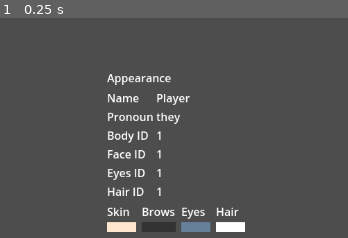
Above: before the commit, frame 1.
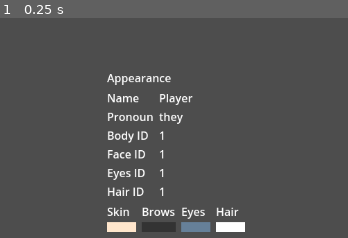
Above: after the commit, the same moment.

Repository: Cristal-Lucina/Psyokin
Game: Godot game, scene res://scenes/main_menu/panels/StatusPanel.tscn
The game is run twice, just before and just after one commit, with the same random seed, the same clock (stepped at 60 frames per second) and the same inputs. This scene is started directly instead of the project's main scene.
Inputs:
- Up to frame 1 (0.25 s): no input
The pictures show only the part of the screen within x 42-92%, y 50-100%; the shares and areas given below are measured in that part.

The runs differ from the first frame. In frame 1, 0.6% of the frame differs, in the area x 44-56%, y 34-81%.

Commit message:
Migrate StatusPanel appearance UI from code to TSCN
Move character appearance display from dynamically generated nodes
to TSCN scene structure for better maintainability and editor access.

Changes:
- Add AppearanceBox section to StatusPanel.tscn with:
  - Header label
  - GridContainer for 6 appearance values (name, pronoun, body, face, eyes, hair)
  - SwatchContainer with 4 color swatches (skin, brows, eyes, hair)
- Replace dynamic node creation variables with @onready references
- Remove _ensure_appearance_ui(), _appearance_add_row(), _make_swatch()
- Simplify _update_appearance_values() to use TSCN node references

Benefits:
- Easier to modify UI layout in Godot editor
- Cleaner, more maintainable code
- Consistent with TSCN-first architecture
- Reduces runtime overhead of dynamic UI generation

🤖 Generated with [Claude Code](https://claude.com/claude-code)

Co-Authored-By: Claude <noreply@anthropic.com>

Diff:
--- a/scenes/main_menu/panels/StatusPanel.tscn
+++ b/scenes/main_menu/panels/StatusPanel.tscn
@@ -111,3 +111,123 @@
 bbcode_enabled = true
 text = "[i]TBD[/i]"
 fit_content = true
+
+[node name="AppearanceBox" type="VBoxContainer" parent="Root/Right"]
+unique_name_in_owner = true
+layout_mode = 2
+theme_override_constants/separation = 6
+
+[node name="AppearanceHeader" type="Label" parent="Root/Right/AppearanceBox"]
+layout_mode = 2
+text = "Appearance"
+
+[node name="AppearanceGrid" type="GridContainer" parent="Root/Right/AppearanceBox"]
+unique_name_in_owner = true
+layout_mode = 2
+theme_override_constants/h_separation = 8
+theme_override_constants/v_separation = 4
+columns = 2
+
+[node name="NameLabel" type="Label" parent="Root/Right/AppearanceBox/AppearanceGrid"]
+layout_mode = 2
+text = "Name"
+
+[node name="NameValue" type="Label" parent="Root/Right/AppearanceBox/AppearanceGrid"]
+unique_name_in_owner = true
+layout_mode = 2
+
+[node name="PronounLabel" type="Label" parent="Root/Right/AppearanceBox/AppearanceGrid"]
+layout_mode = 2
+text = "Pronoun"
+
+[node name="PronounValue" type="Label" parent="Root/Right/AppearanceBox/AppearanceGrid"]
+unique_name_in_owner = true
+layout_mode = 2
+
+[node name="BodyLabel" type="Label" parent="Root/Right/AppearanceBox/AppearanceGrid"]
+layout_mode = 2
+text = "Body ID"
+
+[node name="BodyValue" type="Label" parent="Root/Right/AppearanceBox/AppearanceGrid"]
+unique_name_in_owner = true
+layout_mode = 2
+
+[node name="FaceLabel" type="Label" parent="Root/Right/AppearanceBox/AppearanceGrid"]
+layout_mode = 2
+text = "Face ID"
+
+[node name="FaceValue" type="Label" parent="Root/Right/AppearanceBox/AppearanceGrid"]
+unique_name_in_owner = true
+layout_mode = 2
+
+[node name="EyesLabel" type="Label" parent="Root/Right/AppearanceBox/AppearanceGrid"]
+layout_mode = 2
+text = "Eyes ID"
+
+[node name="EyesValue" type="Label" parent="Root/Right/AppearanceBox/AppearanceGrid"]
+unique_name_in_owner = true
+layout_mode = 2
+
+[node name="HairLabel" type="Label" parent="Root/Right/AppearanceBox/AppearanceGrid"]
+layout_mode = 2
+text = "Hair ID"
+
+[node name="HairValue" type="Label" parent="Root/Right/AppearanceBox/AppearanceGrid"]
+unique_name_in_owner = true
+layout_mode = 2
+
+[node name="SwatchContainer" type="HBoxContainer" parent="Root/Right/AppearanceBox"]
+layout_mode = 2
+theme_override_constants/separation = 8
+
+[node name="SkinSwatch" type="VBoxContainer" parent="Root/Right/AppearanceBox/SwatchContainer"]
+layout_mode = 2
+theme_override_constants/separation = 4
+
+[node name="SkinLabel" type="Label" parent="Root/Right/AppearanceBox/SwatchContainer/SkinSwatch"]
+layout_mode = 2
+text = "Skin"
+
+[node name="SkinColor" type="ColorRect" parent="Root/Right/AppearanceBox/SwatchContainer/SkinSwatch"]
+unique_name_in_owner = true
+custom_minimum_size = Vector2(42, 14)
+layout_mode = 2
+
+[node name="BrowSwatch" type="VBoxContainer" parent="Root/Right/AppearanceBox/SwatchContainer"]
+layout_mode = 2
+theme_override_constants/separation = 4
+
+[node name="BrowLabel" type="Label" parent="Root/Right/AppearanceBox/SwatchContainer/BrowSwatch"]
+layout_mode = 2
+text = "Brows"
+
+[node name="BrowColor" type="ColorRect" parent="Root/Right/AppearanceBox/SwatchContainer/BrowSwatch"]
+unique_name_in_owner = true
+custom_minimum_size = Vector2(42, 14)
+layout_mode = 2
+
+[node name="EyesSwatch" type="VBoxContainer" parent="Root/Right/AppearanceBox/SwatchContainer"]
+layout_mode = 2
+theme_override_constants/separation = 4
+
+[node name="EyesLabel" type="Label" parent="Root/Right/AppearanceBox/SwatchContainer/EyesSwatch"]
+layout_mode = 2
+text = "Eyes"
+
+[node name="EyesColor" type="ColorRect" parent="Root/Right/AppearanceBox/SwatchContainer/EyesSwatch"]
+unique_name_in_owner = true
+custom_minimum_size = Vector2(42, 14)
+layout_mode = 2
+
+[node name="HairSwatch" type="VBoxContainer" parent="Root/Right/AppearanceBox/SwatchContainer"]
+layout_mode = 2
+theme_override_constants/separation = 4
+
+[node name="HairLabel" type="Label" parent="Root/Right/AppearanceBox/SwatchContainer/HairSwatch"]
+layout_mode = 2
+text = "Hair"
+
+[node name="HairColor" type="ColorRect" parent="Root/Right/AppearanceBox/SwatchContainer/HairSwatch"]
+unique_name_in_owner = true
+custom_minimum_size = Vector2(42, 14)
+layout_mode = 2
--- a/scripts/main_menu/panels/StatusPanel.gd
+++ b/scripts/main_menu/panels/StatusPanel.gd
@@ -84,6 +84,18 @@
 @onready var _date    : Label         = $Root/Right/InfoGrid/DateValue
 @onready var _phase   : Label         = $Root/Right/InfoGrid/PhaseValue
 @onready var _hint    : RichTextLabel = $Root/Right/HintValue
+
+# Appearance UI (from TSCN)
+@onready var _app_name_value    : Label     = %NameValue
+@onready var _app_pronoun_value : Label     = %PronounValue
+@onready var _app_body_value    : Label     = %BodyValue
+@onready var _app_face_value    : Label     = %FaceValue
+@onready var _app_eyes_value    : Label     = %EyesValue
+@onready var _app_hair_value    : Label     = %HairValue
+@onready var _sw_skin           : ColorRect = %SkinColor
+@onready var _sw_brow           : ColorRect = %BrowColor
+@onready var _sw_eye            : ColorRect = %EyesColor
+@onready var _sw_hair           : ColorRect = %HairColor
 
 var _gs        : Node = null
 var _st        : Node = null
@@ -98,15 +110,6 @@
 # party.csv cache
 var _csv_by_id   : Dictionary = {}      # "actor_id" -> row dict
 var _name_to_id  : Dictionary = {}      # lowercase "name" -> "actor_id"
-
-# Appearance UI
-var _app_box    : VBoxContainer = null
-var _app_grid   : GridContainer = null
-var _app_labels : Dictionary = {}
-var _sw_skin    : ColorRect = null
-var _sw_brow    : ColorRect = null
-var _sw_eye     : ColorRect = null
-var _sw_hair    : ColorRect = null
 
 func _ready() -> void:
 	set_anchors_preset(Control.PRESET_FULL_RECT)
@@ -348,79 +351,17 @@
 # --------------------- Appearance -----------------------------
 
 func _rebuild_appearance() -> void:
-	_ensure_appearance_ui()
 	_update_appearance_values()
-
-func _ensure_appearance_ui() -> void:
-	var right_parent: Control = (_hint.get_parent() as Control) if _hint else self
-
-	_app_box = null
-	for c in right_parent.get_children():
-		if c is VBoxContainer and (c as VBoxContainer).name == "AppearanceBox":
-			_app_box = c; break
-	if _app_box != null: return
-
-	var vb := VBoxContainer.new()
-	_app_box = vb
-	_app_box.name = "AppearanceBox"
-	_app_box.add_theme_constant_override("separation", 6)
-	right_parent.add_child(_app_box)
-
-	var header := Label.new()
-	header.text = "Appearance"
-	_app_box.add_child(header)
-
-	_app_grid = GridContainer.new()
-	_app_grid.columns = 2
-	_app_grid.add_theme_constant_override("hseparation", 8)
-	_app_grid.add_theme_constant_override("vseparation", 4)
-	_app_box.add_child(_app_grid)
-
-	_appearance_add_row(_app_grid, _app_labels, "name", "Name")
-	_appearance_add_row(_app_grid, _app_labels, "pronoun", "Pronoun")
-	_appearance_add_row(_app_grid, _app_labels, "body", "Body ID")
-	_appearance_add_row(_app_grid, _app_labels, "face", "Face ID")
-	_appearance_add_row(_app_grid, _app_labels, "eyes", "Eyes ID")
-	_appearance_add_row(_app_grid, _app_labels, "hair", "Hair ID")
-
-	var sw := HBoxContainer.new()
-	sw.add_theme_constant_override("separation", 8)
-	_app_box.add_child(sw)
-
-	_sw_skin = _make_swatch(sw, "Skin")
-	_sw_brow = _make_swatch(sw, "Brows")
-	_sw_eye  = _make_swatch(sw, "Eyes")
-	_sw_hair = _make_swatch(sw, "Hair")
-
-func _appearance_add_row(grid: GridContainer, labels_store: Dictionary, key: String, display: String) -> void:
-	var l := Label.new(); l.text = display
-	var v := Label.new(); v.name = key + "Value"
-	grid.add_child(l); grid.add_child(v)
-	labels_store[key] = v
-
-func _make_swatch(parent_box: HBoxContainer, label_text: String) -> ColorRect:
-	var box := VBoxContainer.new()
-	box.add_theme_constant_override("separation", 4)
-	var lb := Label.new(); lb.text = label_text; box.add_child(lb)
-	var cr := ColorRect.new(); cr.custom_minimum_size = Vector2(42, 14); box.add_child(cr)
-	parent_box.add_child(box)
-	return cr
 
 func _update_appearance_values() -> void:
 	var snap: Dictionary = _read_hero_identity()
-	var name_lbl: Label = _app_labels.get("name", null)
-	var p_lbl: Label    = _app_labels.get("pronoun", null)
-	var b_lbl: Label    = _app_labels.get("body", null)
-	var f_lbl: Label    = _app_labels.get("face", null)
-	var e_lbl: Label    = _app_labels.get("eyes", null)
-	var h_lbl: Label    = _app_labels.get("hair", null)
-
-	if name_lbl: name_lbl.text = String(snap.get("name", "Player"))
-	if p_lbl:    p_lbl.text    = String(snap.get("pronoun", "they"))
-	if b_lbl:    b_lbl.text    = String(snap.get("body", "1"))
-	if f_lbl:    f_lbl.text    = String(snap.get("face", "1"))
-	if e_lbl:    e_lbl.text    = String(snap.get("eyes", "1"))
-	if h_lbl:    h_lbl.text    = String(snap.get("hair", "1"))
+
+	if _app_name_value:    _app_name_value.text    = String(snap.get("name", "Player"))
+	if _app_pronoun_value: _app_pronoun_value.text = String(snap.get("pronoun", "they"))
+	if _app_body_value:    _app_body_value.text    = String(snap.get("body", "1"))
+	if _app_face_value:    _app_face_value.text    = String(snap.get("face", "1"))
+	if _app_eyes_value:    _app_eyes_value.text    = String(snap.get("eyes", "1"))
+	if _app_hair_value:    _app_hair_value.text    = String(snap.get("hair", "1"))
 
 	if _sw_skin: _sw_skin.color = _as_color(snap.get("body_color", Color(1.0, 0.9, 0.8)))
 	if _sw_brow: _sw_brow.color = _as_color(snap.get("brow_color", Color(0.2, 0.2, 0.2)))
